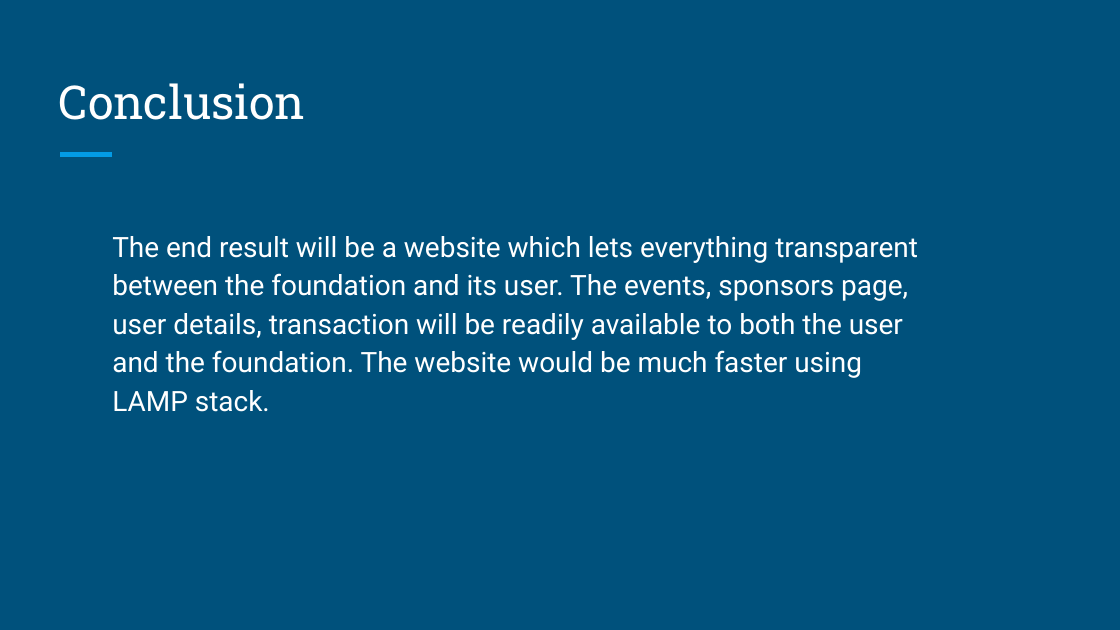
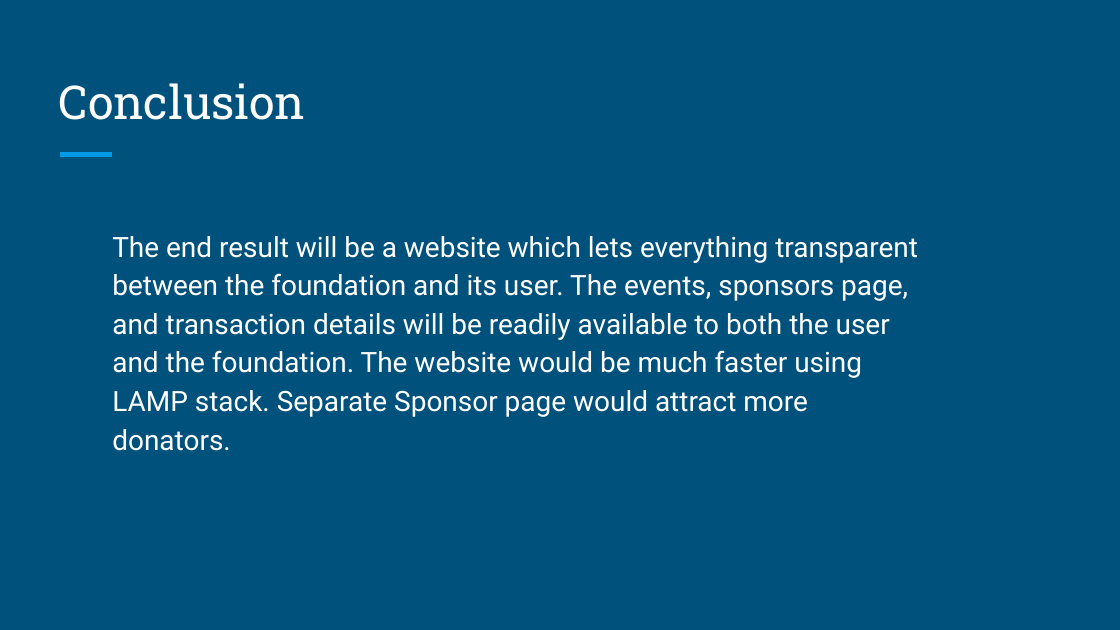
Before and after one commit to bhaveshlohana/humanteamwebsite, a slide deck: slide 9 of 112_Bhavesh Lohana_abstract.pptx. Drawn at 1120x630 pixels with LibreOffice and Linux fonts; fonts in the diff are those of the drawing; background and template pictures are left out. Boxes give left, top, right and bottom in pixels: in the first picture for what was removed or moved away, otherwise in the second. Text is boxed around its words. In the diff, an @@ line names an element or a change of style, - is before the commit and + after.

```diff
--- a/112_Bhavesh Lohana_abstract.pptx
+++ b/112_Bhavesh Lohana_abstract.pptx
@@ text at bbox=[112, 236, 918, 451]: text changed @@
-The end result will be a website which lets everything transparent between the foundation and its user. The events, sponsors page, user details, transaction will be readily available to both the user and the foundation. The website would be much faster using LAMP stack.
+The end result will be a website which lets everything transparent between the foundation and its user. The events, sponsors page, and transaction details will be readily available to both the user and the foundation. The website would be much faster using LAMP stack. Separate Sponsor page would attract more donators.
```
Also in this commit, not shown: 3 other slides changed.
